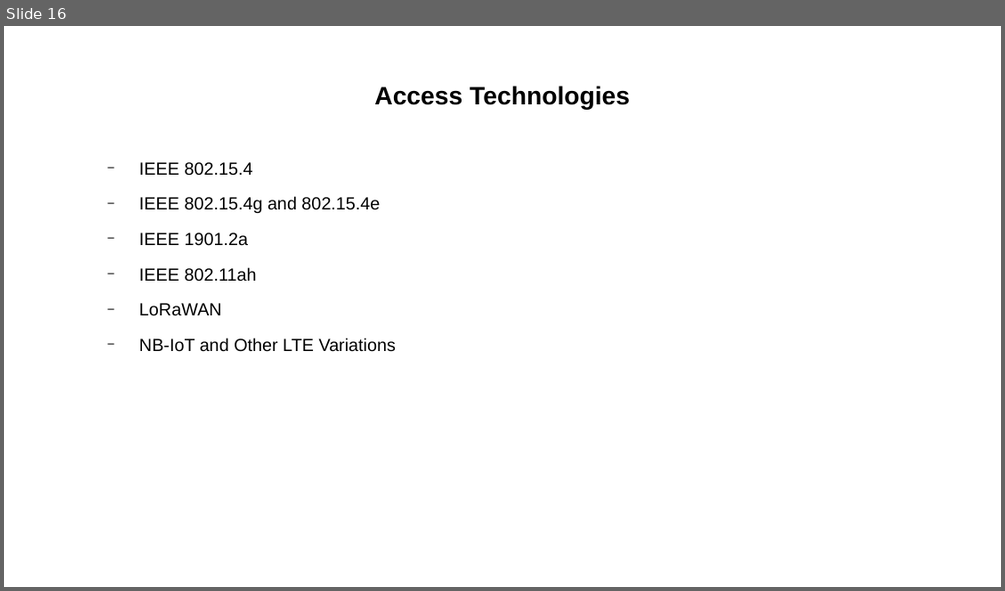
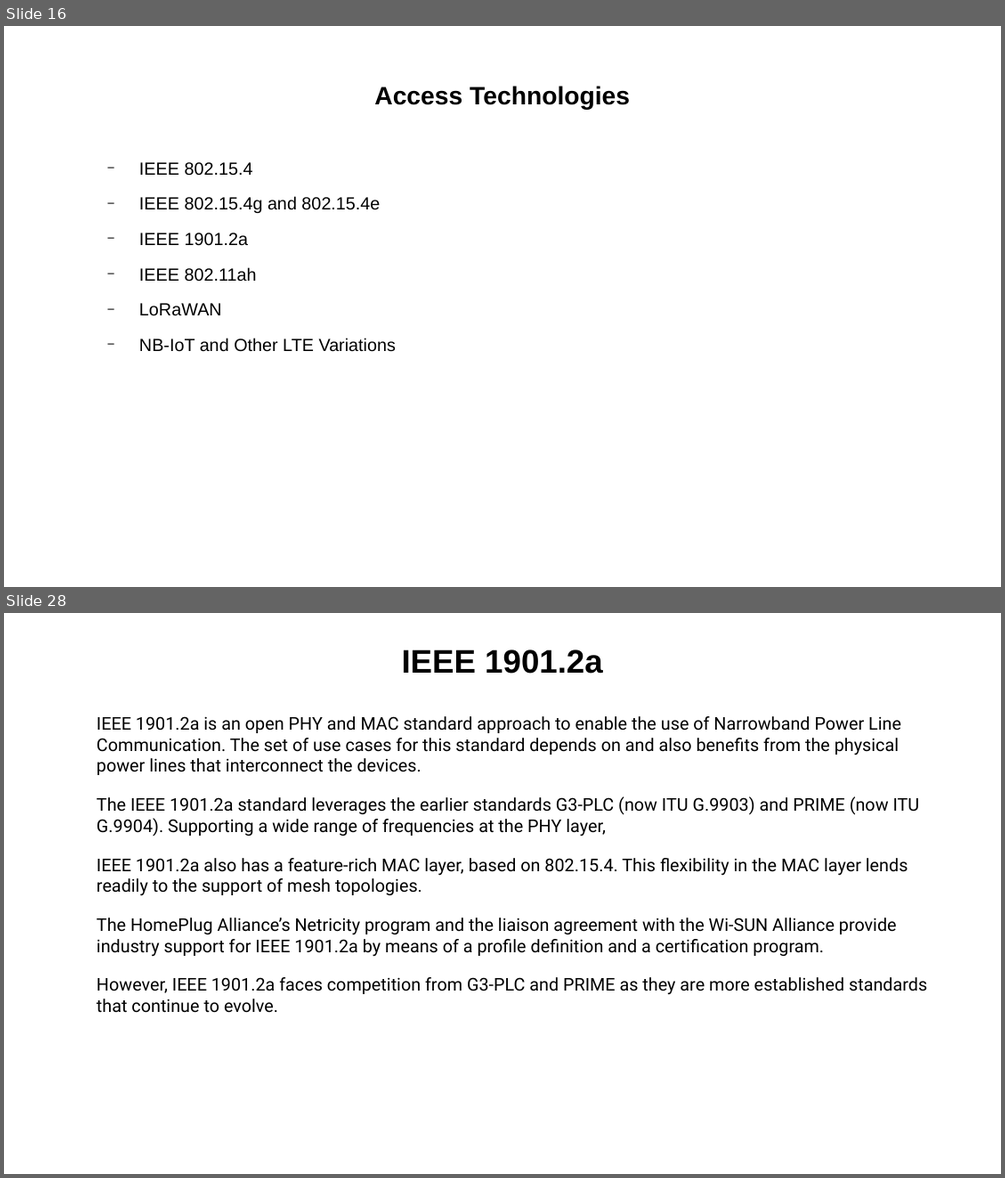
Before and after one commit to Dihfahsih1/Masters-Software-Engineering, a slide deck: yr-sem1/IoT/chapter-4-slides.odp. Shown one above the other, each under a label of ours: slide 16 before the commit, slides 16 and 28 after it; the slides between them are not shown. The pictures are 1005x591 and 1005x1178 pixels, drawn with LibreOffice and Linux fonts; fonts in the diff are those of the drawing. Boxes give left, top, right and bottom in pixels: in the first picture for what was removed or moved away, otherwise in the second. Text is boxed around its words. In the diff, an @@ line names an element or a change of style, - is before the commit and + after.

```diff
--- a/yr-sem1/IoT/chapter-4-slides.odp
+++ b/yr-sem1/IoT/chapter-4-slides.odp
@@ slide 28 added at <box>4,613,1001,1174</box>, background #FFFFFF @@
@@ title added at <box>402,649,603,674</box>, 26 pt, text #000000, bold @@
+IEEE 1901.2a
@@ text added at <box>97,716,927,1013</box>, 14 pt, text #000000 @@
+IEEE 1901.2a is an open PHY and MAC standard approach to enable the use of Narrowband Power Line Communication. The set of use cases for this standard depends on and also benefits from the physical power lines that interconnect the devices.
+The IEEE 1901.2a standard leverages the earlier standards G3-PLC (now ITU G.9903) and PRIME (now ITU G.9904). Supporting a wide range of frequencies at the PHY layer,
+IEEE 1901.2a also has a feature-rich MAC layer, based on 802.15.4. This flexibility in the MAC layer lends readily to the support of mesh topologies.
+The HomePlug Alliance’s Netricity program and the liaison agreement with the Wi-SUN Alliance provide industry support for IEEE 1901.2a by means of a profile definition and a certification program.
+However, IEEE 1901.2a faces competition from G3-PLC and PRIME as they are more established standards that continue to evolve.
```
Also in this commit, not shown: 15 other slides added, 4 other files.
